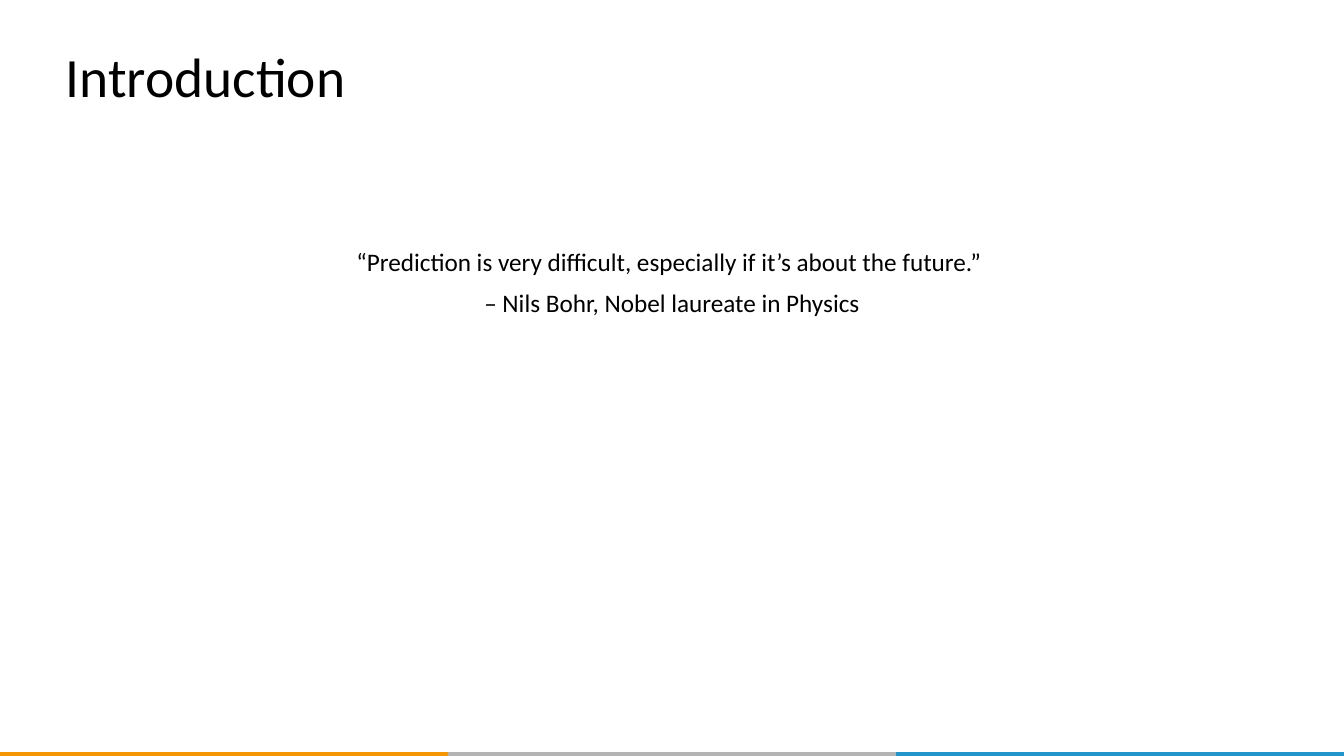
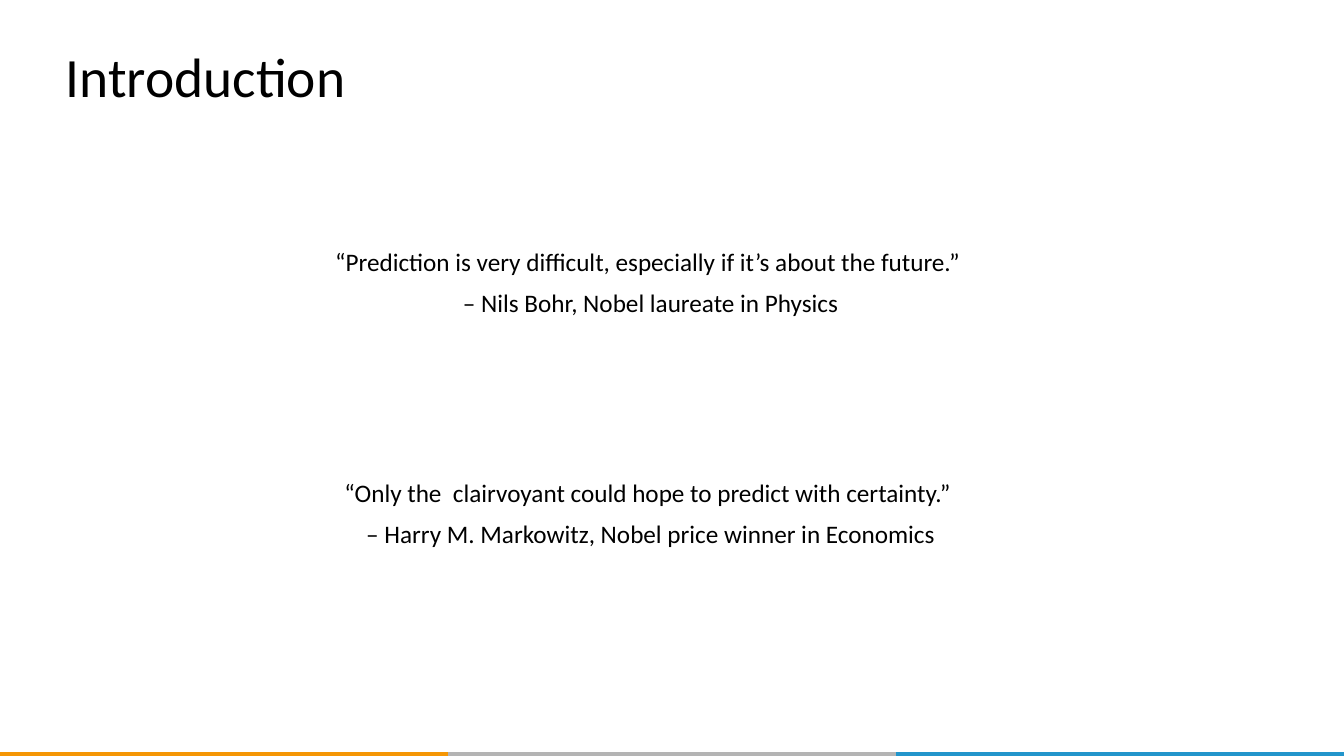
Before and after one commit to QUER01/FinanceModule, a slide deck: slide 3 of docs/dlw_conference_presentation.pptx. Drawn at 1344x756 pixels with LibreOffice and Linux fonts; fonts in the diff are those of the drawing; background and template pictures are left out. Boxes give left, top, right and bottom in pixels: in the first picture for what was removed or moved away, otherwise in the second. Text is boxed around its words. In the diff, an @@ line names an element or a change of style, - is before the commit and + after.

```diff
--- a/docs/dlw_conference_presentation.pptx
+++ b/docs/dlw_conference_presentation.pptx
@@ text "“Prediction is very difficult, especially ...": place and size @@
-text "“Prediction is very difficult, especially ..." at bbox=[356, 253, 981, 316]
+text "“Prediction is very difficult, especially ..." at bbox=[335, 253, 960, 316]
@@ text added at bbox=[344, 484, 950, 547], 18 pt, text #000000 @@
+“Only the clairvoyant could hope to predict with certainty.”
+– Harry M. Markowitz, Nobel price winner in Economics
```
Also in this commit, not shown: 17 other slides changed, 15 slides added, 5 slides removed, 5 other files.
